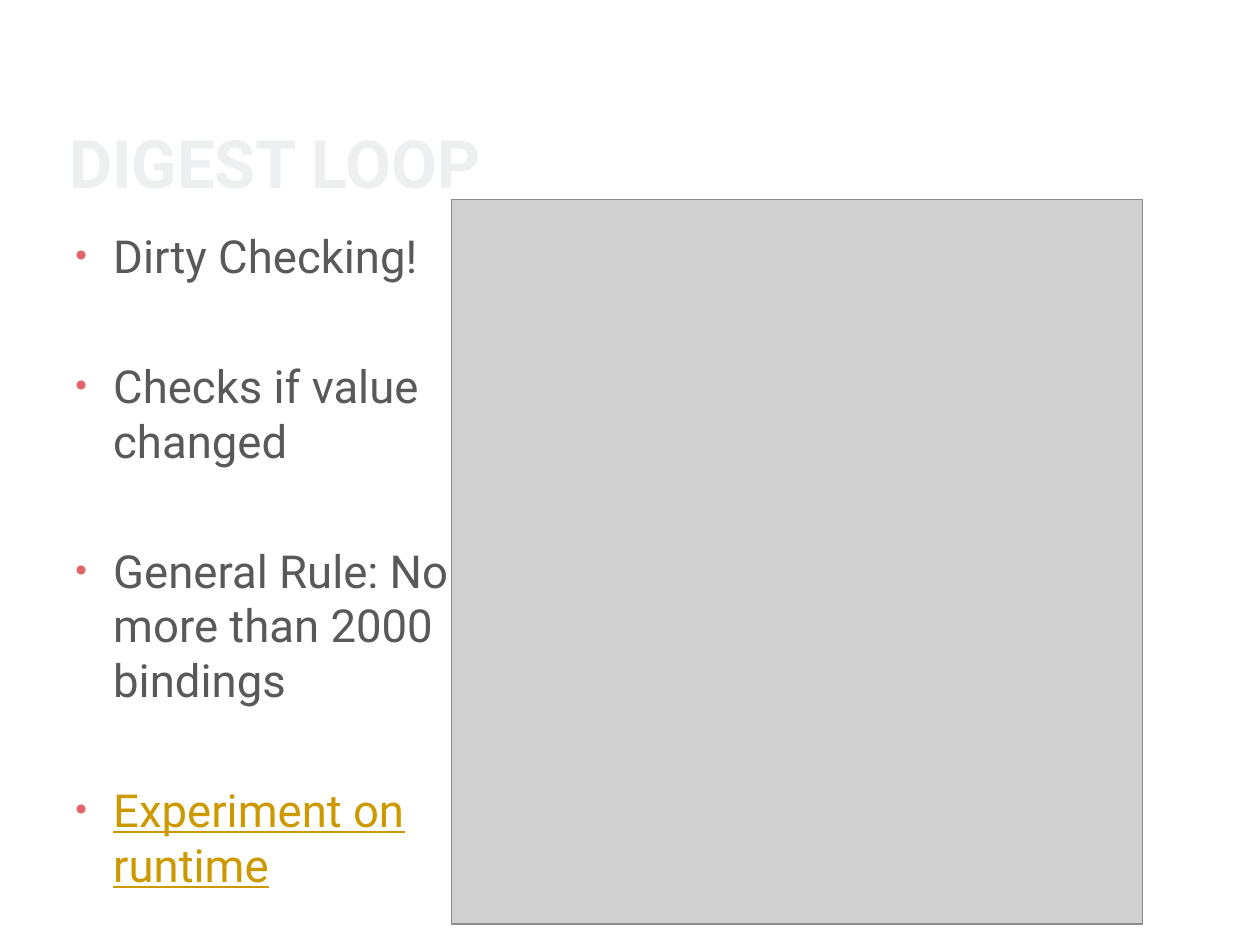
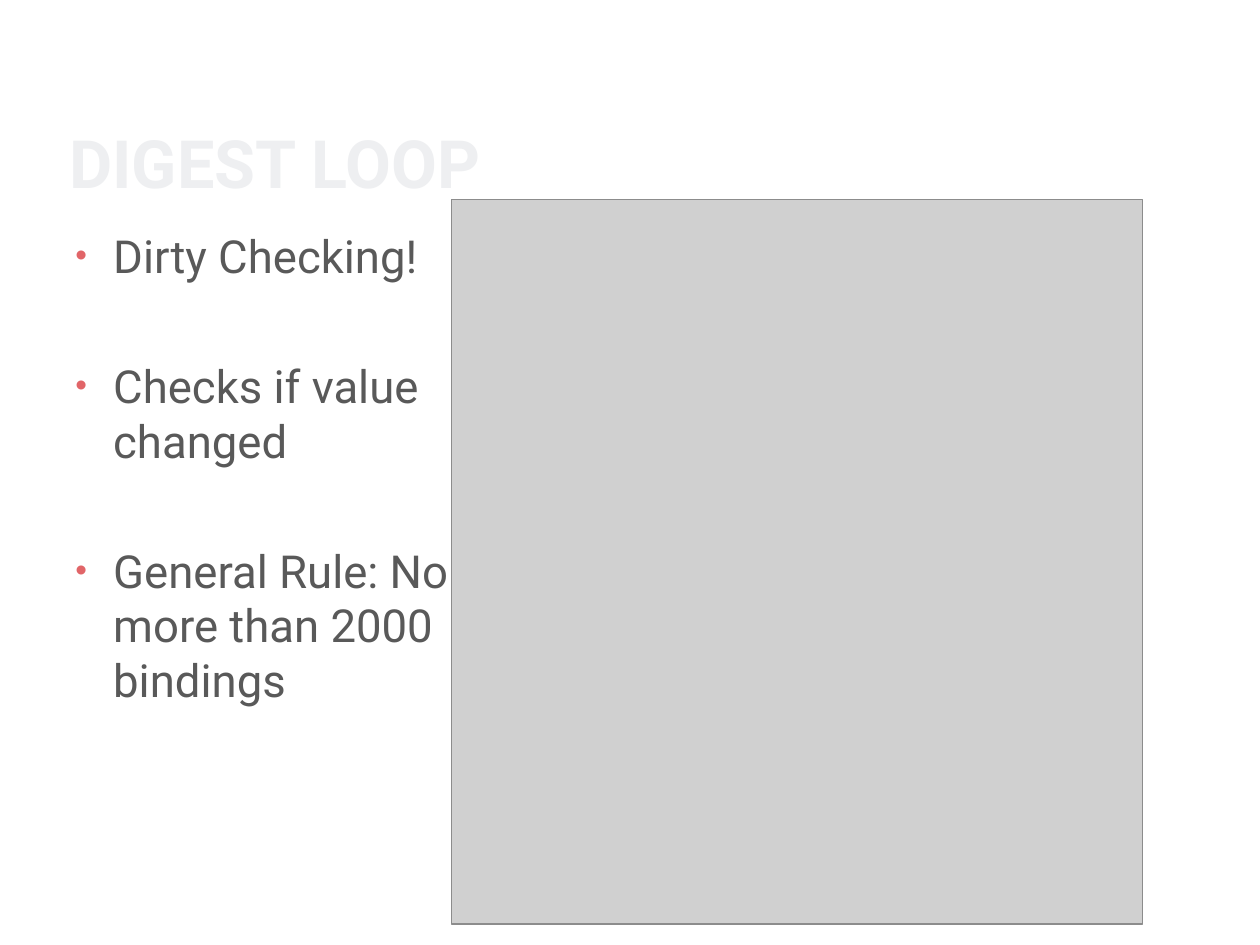
Before and after one commit to gibson-wong/AngularJS-Project, a slide deck: slide 9 of AngularJS.pptx. Drawn at 1260x945 pixels with LibreOffice and Linux fonts; fonts in the diff are those of the drawing; grey boxes stand for pictures; background and template pictures are left out. Boxes give left, top, right and bottom in pixels: in the first picture for what was removed or moved away, otherwise in the second. Text is boxed around its words. In the diff, an @@ line names an element or a change of style, - is before the commit and + after.

```diff
--- a/AngularJS.pptx
+++ b/AngularJS.pptx
@@ text at [113, 794, 404, 888]: paragraph removed @@
-• Experiment on runtime
```
Also in this commit, not shown: 8 other slides changed, 1 slide added, 8 other files.
